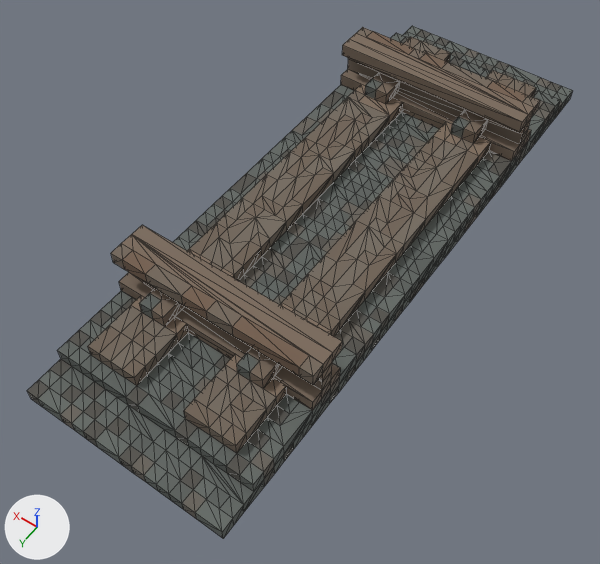
The OBJ model assets/immersiverailroading/models/track/wood-track-16x/wood-track-16x.obj, before and after one commit.
Both versions are drawn from a camera (50 mm lens) standing at (-1.38, 2.26, 2.96) and looking at (-0.02, 0.35, -0.04). Lighting does not change. The marker at lower left points along +X, +Y and +Z. Mesh edges are drawn as thin lines. Where no turn or scale is listed for an object, it has been applied to the vertices. Vertices at the same position are counted once.

The older version as bpy lines, for what is in view:
```python
me_rail_base = bpy.data.meshes.new('RAIL_BASE')
me_rail_base.from_pydata(...)  # 1730 vertices, 3456 faces; spans x -0.5..0.5, y -1.5..1.5, z 0.0..0.25
me_rail_base.materials.append(mat_texture)  # picture img_texture_png
me_rail_left = bpy.data.meshes.new('RAIL_LEFT')
me_rail_left.from_pydata(...)  # 60 vertices, 116 faces; spans x -0.5..0.5, y -0.938..-0.75, z 0.125..0.375
me_rail_left.materials.append(mat_texture)  # picture img_texture_png
me_rail_right = bpy.data.meshes.new('RAIL_RIGHT')
me_rail_right.from_pydata(...)  # 60 vertices, 116 faces; spans x -0.5..0.5, y 0.75..0.938, z 0.125..0.375
me_rail_right.materials.append(mat_texture)  # picture img_texture_png
ob_rail_base = bpy.data.objects.new('RAIL_BASE', me_rail_base)
ob_rail_base.location = (0.0, 0.0, 0.0)
ob_rail_left = bpy.data.objects.new('RAIL_LEFT', me_rail_left)
ob_rail_left.location = (0.0, 0.0, 0.0)
ob_rail_right = bpy.data.objects.new('RAIL_RIGHT', me_rail_right)
ob_rail_right.location = (0.0, 0.0, 0.0)
```
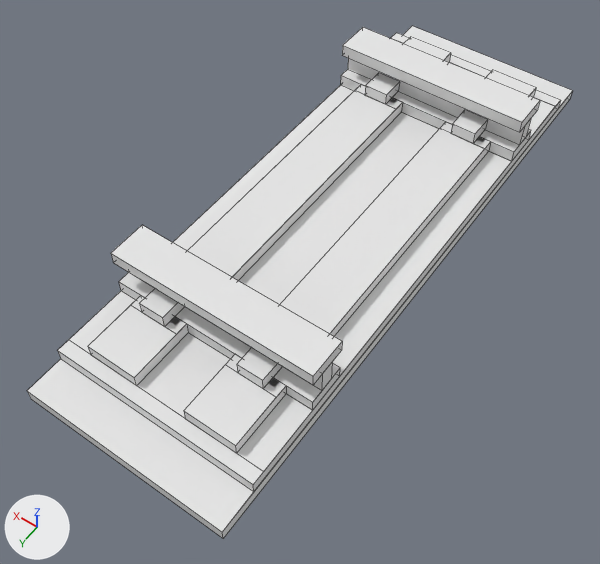
Edits to the bpy script that builds the scene:
```text
Add mat_wood_track_16xobj_material:
    mat_wood_track_16xobj_material = principled_material('wood-track-16xobj_Material')
    mat_wood_track_16xobj_material.base_color = (0.8, 0.8, 0.8)  # white #e7e7e7
    mat_wood_track_16xobj_material.roughness = 1.0
Change me_rail_base:
    used by ob_rail_base; location = (0.0, 0.0, 0.0)
    remove me_rail_base.from_pydata(...)  # 1730 vertices, 3456 faces; spans x -0.5..0.5, y -1.5..1.5, z 0.0..0.25
    remove me_rail_base.materials.append(mat_texture)  # picture img_texture_png
    add me_rail_base.from_pydata(...)  # 172 vertices, 118 faces; spans x -0.5..0.5, y -1.5..1.5, z 0.0..0.25
    me_rail_base part 1: 1566 vertices removed from x -0.5..0.5, y -1.5..1.5, z 0.0..0.25; 8 vertices added at x -0.38..0.5, y -0.75..0.69, z 0.13..0.19
    add me_rail_base.materials.append(mat_wood_track_16xobj_material)  # white #e7e7e7
Change me_rail_left:
    used by ob_rail_left; location = (0.0, 0.0, 0.0)
    remove me_rail_left.from_pydata(...)  # 60 vertices, 116 faces; spans x -0.5..0.5, y -0.938..-0.75, z 0.125..0.375
    remove me_rail_left.materials.append(mat_texture)  # picture img_texture_png
    add me_rail_left.from_pydata(...)  # 24 vertices, 18 faces; spans x -0.5..0.5, y -0.938..-0.75, z 0.125..0.375
    me_rail_left part 2
    36 vertices are removed from x -0.5..0.5, y -0.938..-0.812, z 0.125..0.375
    116 faces are deleted
    18 new faces join them
    add me_rail_left.materials.append(mat_wood_track_16xobj_material)  # white #e7e7e7
Change me_rail_right:
    used by ob_rail_right; location = (0.0, 0.0, 0.0)
    remove me_rail_right.from_pydata(...)  # 60 vertices, 116 faces; spans x -0.5..0.5, y 0.75..0.938, z 0.125..0.375
    remove me_rail_right.materials.append(mat_texture)  # picture img_texture_png
    add me_rail_right.from_pydata(...)  # 24 vertices, 18 faces; spans x -0.5..0.5, y 0.75..0.938, z 0.125..0.375
    me_rail_right part 3
    36 vertices are removed from x -0.5..0.5, y 0.812..0.938, z 0.125..0.375
    116 faces are deleted
    18 new faces join them
    add me_rail_right.materials.append(mat_wood_track_16xobj_material)  # white #e7e7e7
```

Pixel boxes (x1, y1, x2, y2) of what changed, in the pictures (600 x 564 px):
part 1 of me_rail_base, cut back: before (27, 26, 573, 539); after (172, 85, 491, 334)
part 2 of me_rail_left, cut back: (341, 27, 540, 161) in both
part 3 of me_rail_right, cut back: (111, 225, 342, 410) in both
